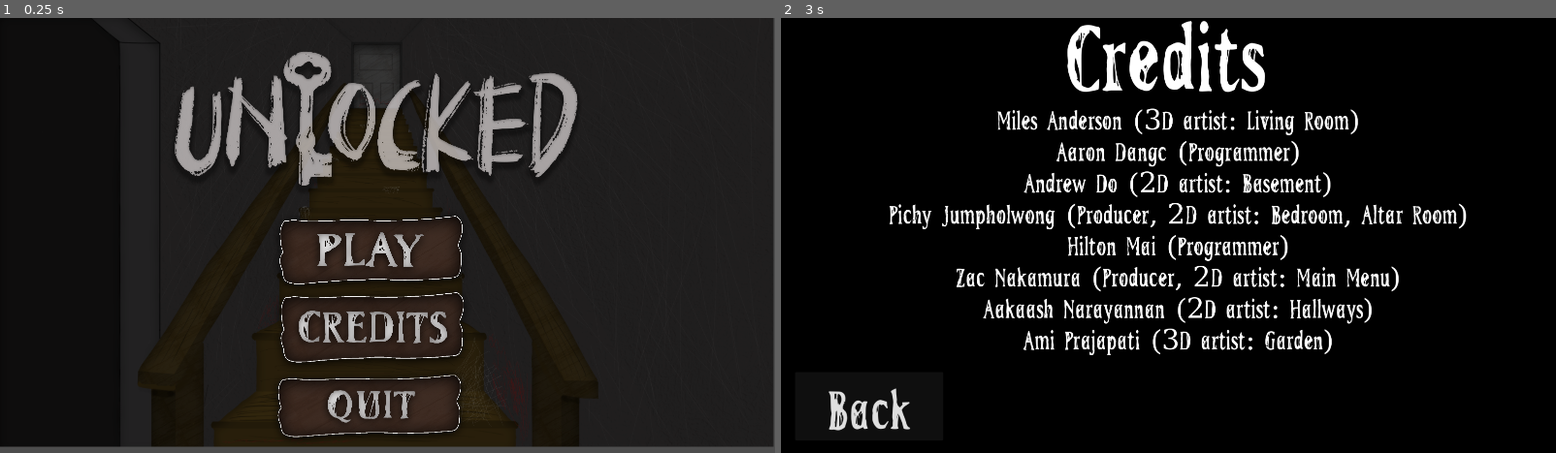
Above: before the commit, frames 1-2 (left to right).
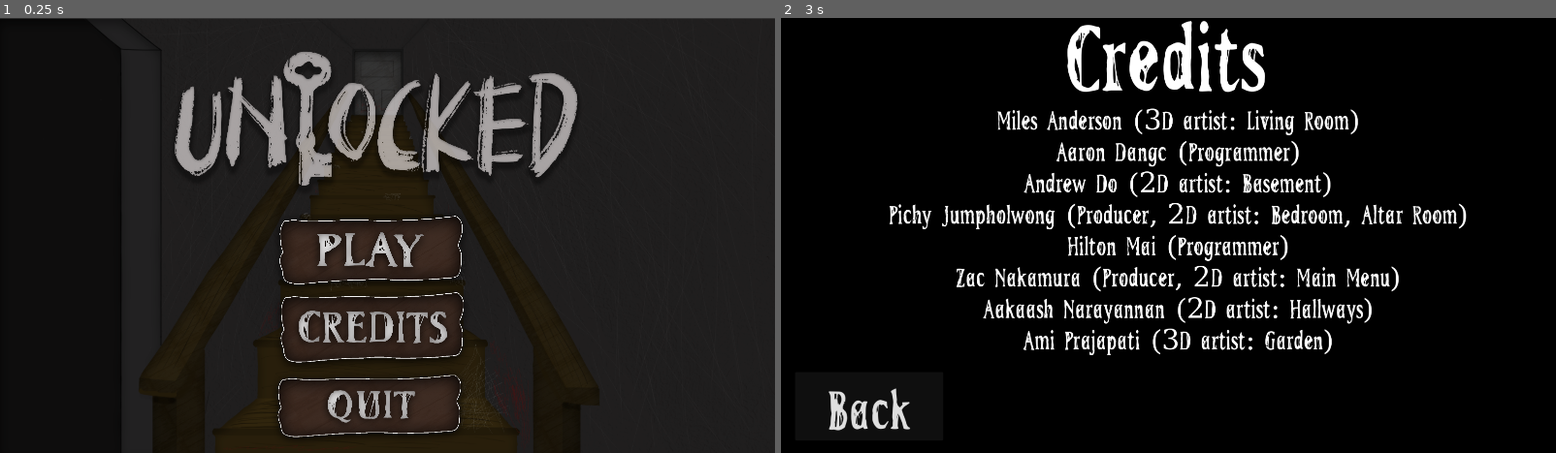
Above: after the commit, the same moments.

Repository: adanglol/Whatever-LetsEscape
Game: Godot game, scene res://Scenes/menu.tscn
Same seed, same stepped clock (60 frames per second), same inputs: the game is played once before the commit and once after it.
Inputs (mouse positions are in pixels of both pictures, inside the frame that each line leads up to):
- Up to frame 1 (0.25 s): no input
- Up to frame 2 (3 s): tap Enter (ui_accept) at 0.5, 0.77, 1.25, 2, 2.75 s; move the mouse to (1339, 213) at 0.52 s; press the mouse at (1339, 213) at 0.53 s; hold D (move_right) 0.53-1.25 s; release the mouse at (1339, 213) at 1.25 s; drag from (1013, 257) to (1129, 322) at 1.27 s; move the mouse to (1246, 139) at 2.02 s; hold D (move_right) 2.03-2.75 s; tap W (move_foward) at 2.1 s; drag from (1129, 322) to (936, 170) at 2.77 s

The runs differ from the first frame. In frame 1, 1.8% of the frame differs, in the area x 0-100%, y 0-100%; in frame 2, nothing differs.

Commit message:
last changes (for now)

Diff:
--- a/Game/Scenes/3D/LivingRoom.tscn
+++ b/Game/Scenes/3D/LivingRoom.tscn
@@ -262,8 +262,8 @@
 offset_bottom = 200.0
 theme_override_fonts/font = ExtResource("7_7tub5")
 theme_override_font_sizes/font_size = 90
-text = "Looks like this book has a key inside it. Seems like this will come
-in handy."
+text = "Looks like this book has a key inside it. Seems like this will
+come in handy."
 
 [node name="AudioStreamPlayer" type="AudioStreamPlayer" parent="."]
 stream = ExtResource("8_g1ipe")
--- a/Game/Scenes/menu.tscn
+++ b/Game/Scenes/menu.tscn
@@ -19,7 +19,7 @@
 offset_bottom = 1080.0
 
 [node name="Background" type="Sprite2D" parent="Control"]
-position = Vector2(954, 543)
+position = Vector2(957, 560)
 texture = ExtResource("2_yb0ll")
 
 [node name="Play" type="Sprite2D" parent="Control"]
--- a/Game/project.godot
+++ b/Game/project.godot
@@ -25,6 +25,7 @@
 
 window/size/viewport_width=1920
 window/size/viewport_height=1080
+window/size/mode=3
 window/size/resizable=false
 
 [input]
